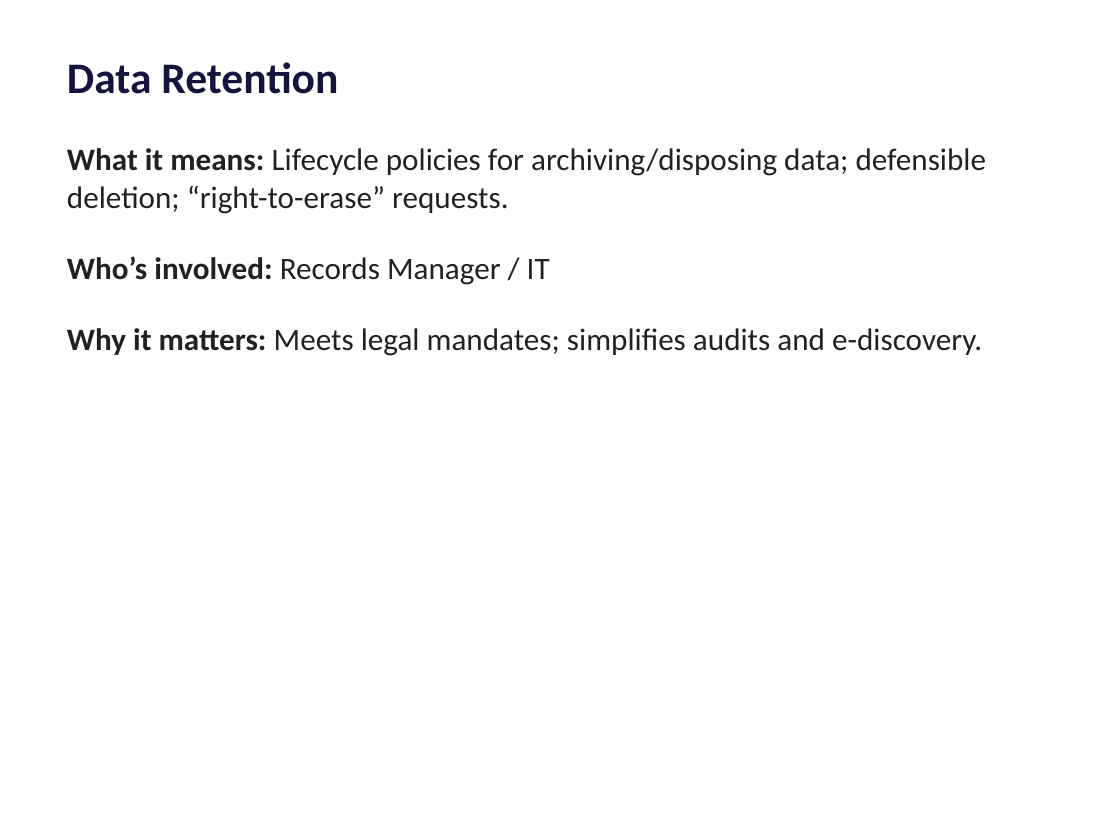
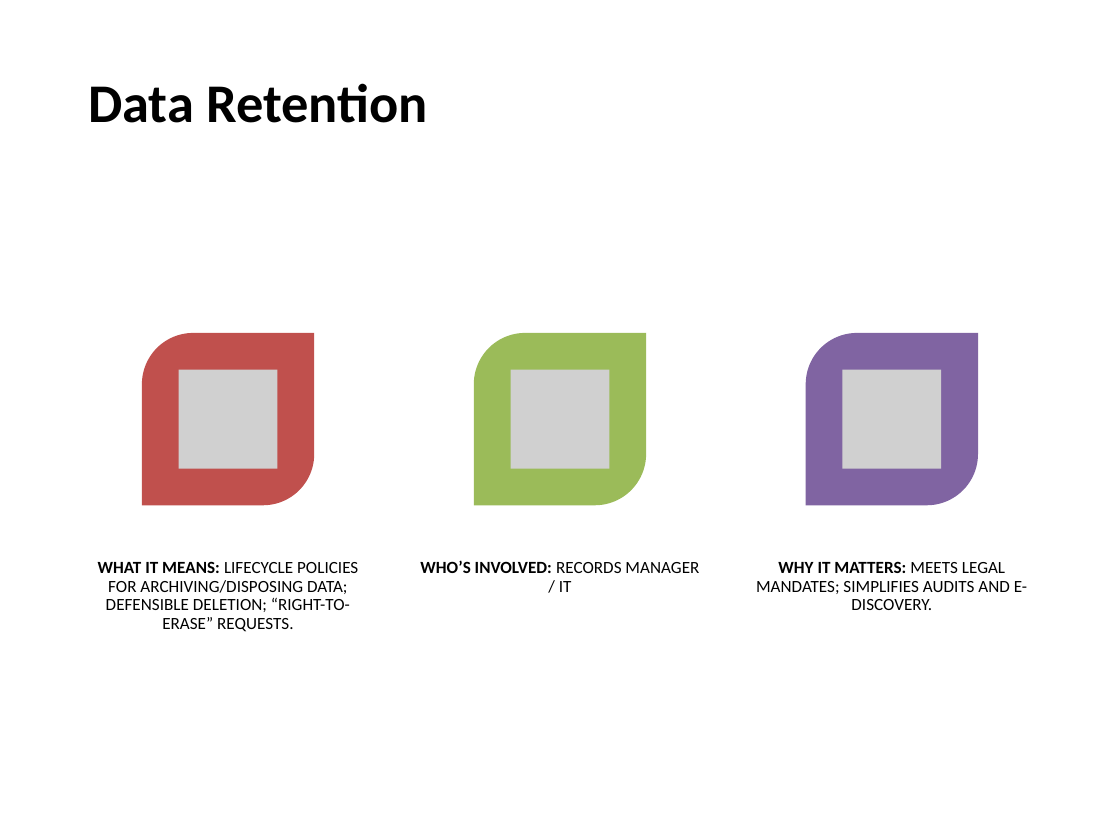
Before and after one commit to mokhayesh/aldin-accelerators, a slide deck: slide 7 of docs/_assets/data-governance-deck.pptx. Drawn at 1120x840 pixels with LibreOffice and Linux fonts; fonts in the diff are those of the drawing; grey boxes stand for pictures. Boxes give left, top, right and bottom in pixels: in the first picture for what was removed or moved away, otherwise in the second. Text is boxed around its words. In the diff, an @@ line names an element or a change of style, - is before the commit and + after.

```diff
--- a/docs/_assets/data-governance-deck.pptx
+++ b/docs/_assets/data-governance-deck.pptx
@@ title "Data Retention": place and size @@
-title "Data Retention" at (67,62,338,94)
+title "Data Retention" at (88,83,428,123)
@@ title "Data Retention" at (88,83,428,123): size 28 to 35 pt, text colour #14143C to #000000; line spacing 1 to 0.9; vertical alignment top to middle @@
@@ text at (98,561,358,632): text changed; size 20 to 11 pt; text colour #212121 to #000000 @@
-What it means: Lifecycle policies for archiving/disposing data; defensible deletion; “right-to-erase” requests.
-Who’s involved: Records Manager / IT
-Why it matters: Meets legal mandates; simplifies audits and e-discovery.
+WHAT IT MEANS: LIFECYCLE POLICIES FOR ARCHIVING/DISPOSING DATA; DEFENSIBLE DELETION; “RIGHT-TO-ERASE” REQUESTS.
@@ group added at (142,333,1027,610): 3 round diag rects, 3 pictures, 2 texts @@
+WHO’S INVOLVED: RECORDS MANAGER / IT
+WHY IT MATTERS: MEETS LEGAL MANDATES; SIMPLIFIES AUDITS AND E-DISCOVERY.
```
Also in this commit, not shown: 10 other slides changed, 1 other file.
